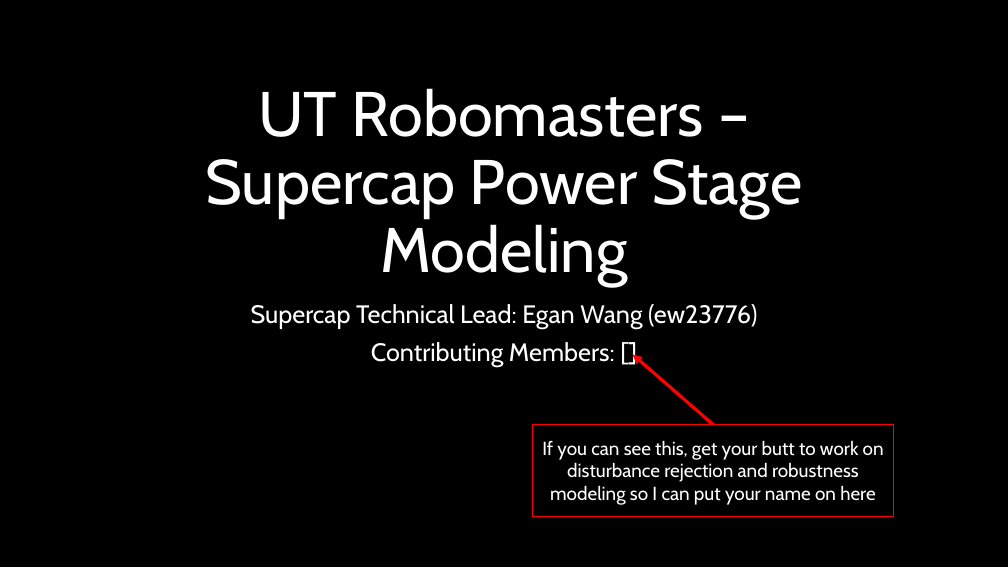
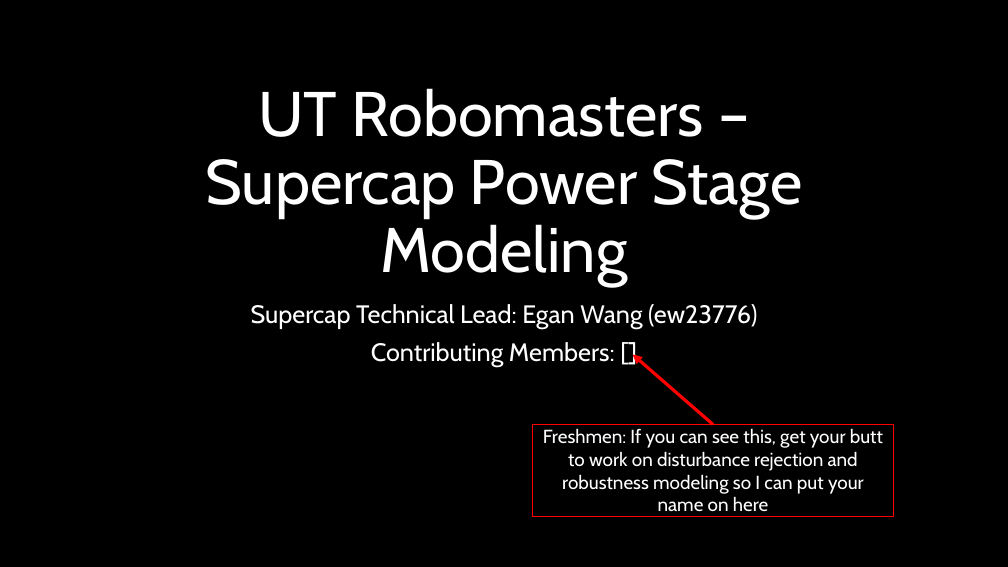
Before and after one commit to ut-ras/rm_electrical-supercap_v2, a slide deck: slide 1 of UT Robomasters – Supercap Power Stage Modeling.pptx. Drawn at 1008x567 pixels with LibreOffice and Linux fonts; fonts in the diff are those of the drawing. Boxes give left, top, right and bottom in pixels: in the first picture for what was removed or moved away, otherwise in the second. Text is boxed around its words. In the diff, an @@ line names an element or a change of style, - is before the commit and + after.

```diff
--- a/UT Robomasters – Supercap Power Stage Modeling.pptx
+++ b/UT Robomasters – Supercap Power Stage Modeling.pptx
@@ text in rectangle at (543,428,883,517): text changed @@
-If you can see this, get your butt to work on disturbance rejection and robustness modeling so I can put your name on here
+Freshmen: If you can see this, get your butt to work on disturbance rejection and robustness modeling so I can put your name on here
```
Also in this commit, not shown: 3 other slides changed, 8 slides added, 2 slides removed, 1 other file.
